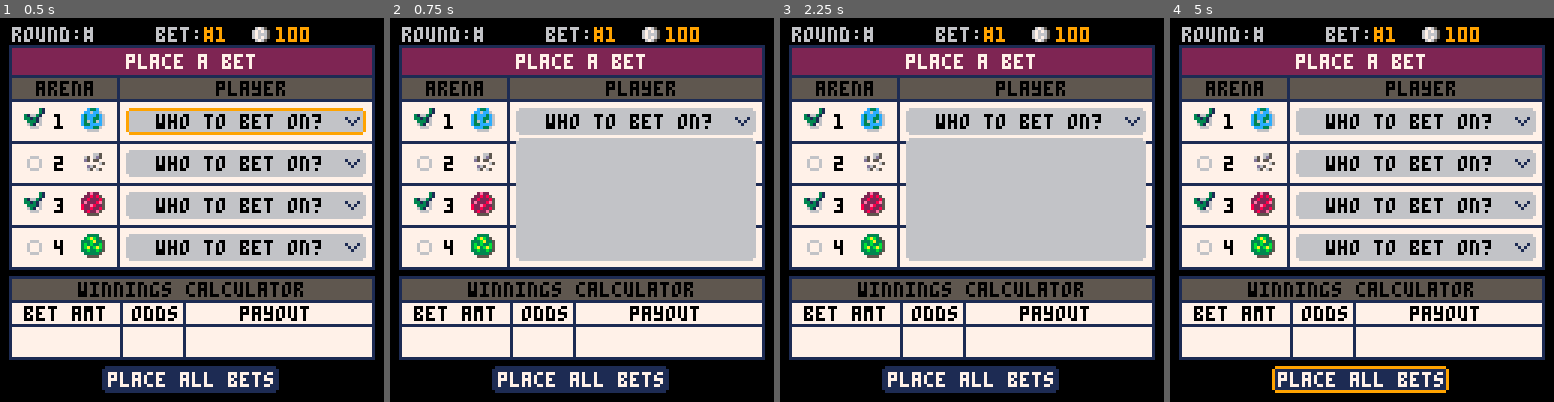
Above: before the commit, frames 1-4 (left to right).
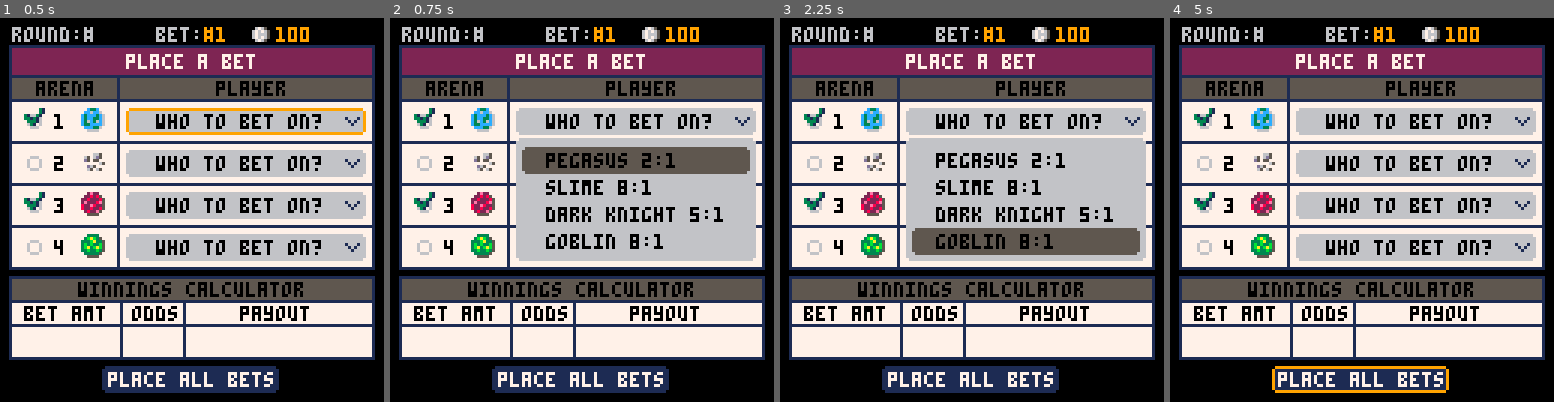
Above: after the commit, the same moments.

Repository: suspicious-smoke/club-bets-pico8
Game: PICO-8 cartridge club-bets.p8
The game is run twice, just before and just after one commit, with the same random seed, the same clock (stepped at 60 frames per second) and the same inputs.
Inputs:
- Up to frame 1 (0.5 s): tap X (X key) at 0.33 s
- Up to frame 2 (0.75 s): tap O (Z key) at 0.7 s
- Up to frame 3 (2.25 s): tap X (X key) at 1.07, 1.85 s; hold Right 1.6-2.1 s; tap O (Z key) at 1.7, 2.1 s; hold Up from 2.15 s (still down)
- Up to frame 4 (5 s): release Up at 2.42 s; hold Right 2.47-3.03 s; tap O (Z key) every 0.4 s from 2.5 to 4.9 s; tap X (X key) at 2.97, 4.08 s; hold Left 3.08-3.58 s; hold Down 3.63-3.97 s; hold Right 4.02-4.68 s; hold Up from 4.73 s (still down)

Frame 1 is identical in both runs. In frame 2, 5.8% of the frame differs, in the area x 34-94%, y 33-61%; in frame 3, 5.9%, in the area x 34-94%, y 35-62%; in frame 4, nothing differs.

Commit message:
work on sub menu bet page

Diff:
--- a/club-bets.p8
+++ b/club-bets.p8
@@ -129,6 +129,7 @@
 				--complete bets
 			else
 				md_sel_plyr=true
+				plyr_sel=1
 			end
 		elseif btnp(❎) then
 			--open up window to see
@@ -166,9 +167,9 @@
 		--get player
 		local plyr_str="who to bet on?"
 		for plyr=1,4 do
-			local _pid=arenas[(i-1)*4+plyr]--get player id
-			if bets[current_bet][_pid] then
-				plyr_str=players[_pid][1].." "..bet_odds[_pid]..":1"
+			local _arloc=(i-1)*4+plyr
+			if bets[current_bet][_arloc] then
+				plyr_str=players[arenas[_arloc]][1].." "..bet_odds[_arloc]..":1"
 			end
 		end
 		print(plyr_str,52,18+i*14,0)
@@ -179,14 +180,25 @@
 
 	--player select area
 	if md_sel_plyr then
-		--draw sel player menu
-		rrectfill(42,26+arena_sel*14,80,40,1,6)
-		for i=1,4 do
-			if plyr_sel==i then
-				--draw rect around
-			end
-		end
-	end
+		draw_dropdown()
+	end
+end
+
+function draw_dropdown()
+	--draw sel player menu
+	rrectfill(42,26+arena_sel*14,80,40,1,6)
+	for plyr=1,4 do
+		local _arloc=(arena_sel-1)*4+plyr
+		if plyr_sel==plyr then
+			rrectfill(44,20+arena_sel*14+plyr*9,76,9,1,5)
+		end
+		print(get_player_string(_arloc),52,22+arena_sel*14+plyr*9,0)
+
+	end
+end
+
+function get_player_string(_arloc)
+	return players[arenas[_arloc]][1].." "..bet_odds[_arloc]..":1"
 end
 
 function draw_winning_calc()
@@ -570,8 +582,43 @@
 	while #r>1 and r[1]==0 do
 		deli(r,1)
 	end
-
 	return r
+end
+
+function arr_sub(a,b)--subtraction
+ -- result array
+ local r={}
+ local borrow=0
+ local i=#a
+ local j=#b
+ -- subtract digits from right to left
+ while i>0 do
+  -- subtract the two digits and any borrow
+  local n=a[i]-(b[j] or 0)-borrow
+  -- borrow from the next digit if needed
+  if n<0 then
+   n+=10
+   borrow=1
+  else
+   borrow=0
+  end
+  -- store the result digit
+  add(r,n)
+  -- move to the next digits
+  i-=1
+  j-=1
+ end
+ -- digits were calculated right-to-left,
+ -- so reverse the result
+ for i=1,#r\2 do
+  r[i],r[#r-i+1]=r[#r-i+1],r[i]
+ end
+ -- remove leading zeroes
+ while #r>1 and r[1]==0 do
+  deli(r,1)
+ end
+
+ return r
 end
 
 __gfx__
